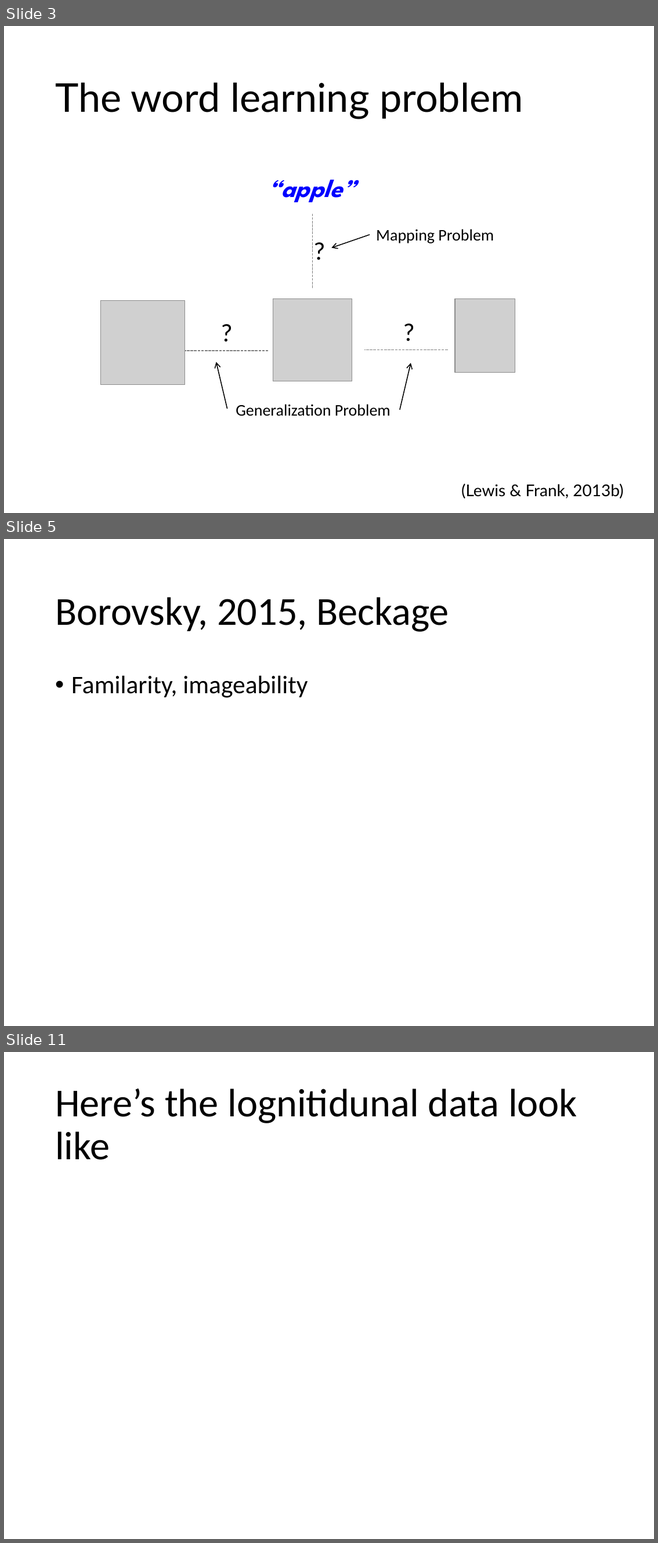
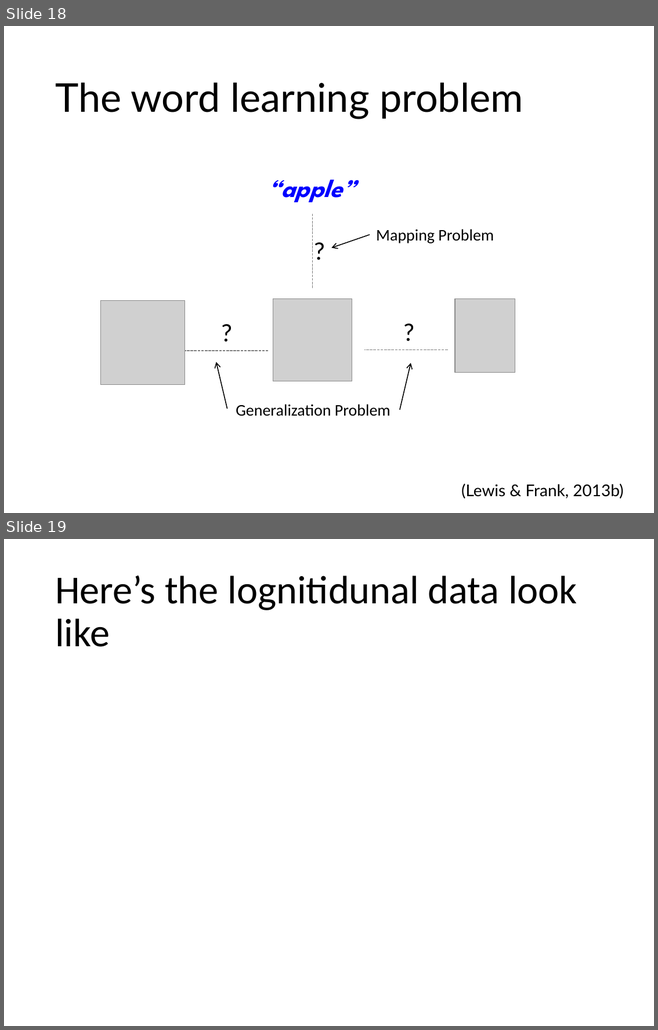
Before and after one commit to nbeckage/VOCAB_SEEDS, a slide deck: talks/lupyan_lab_3_8_18.pptx. Shown one above the other, each under a label of ours: slides 3, 5 and 11 before the commit, slides 18 and 19 after it; the slides between them are not shown. The pictures are 658x1543 and 658x1030 pixels, drawn with LibreOffice and Linux fonts; fonts in the diff are those of the drawing; grey boxes stand for pictures. Boxes give left, top, right and bottom in pixels: in the first picture for what was removed or moved away, otherwise in the second. Text is boxed around its words. In the diff, an @@ line names an element or a change of style, - is before the commit and + after.

```diff
--- a/talks/lupyan_lab_3_8_18.pptx
+++ b/talks/lupyan_lab_3_8_18.pptx
@@ slide 5 removed at bbox=[4, 539, 654, 1026], background #FFFFFF @@
@@ title removed at bbox=[55, 597, 449, 632] @@
-Borovsky, 2015, Beckage
@@ text removed at bbox=[71, 675, 307, 698] @@
-• Familarity, imageability
@@ what was slide 3 is now slide 18 @@
@@ what was slide 11 is now slide 19 @@
```
Also in this commit, not shown: 6 slides changed, 10 slides added, 1 other slide removed, 17 other files.
